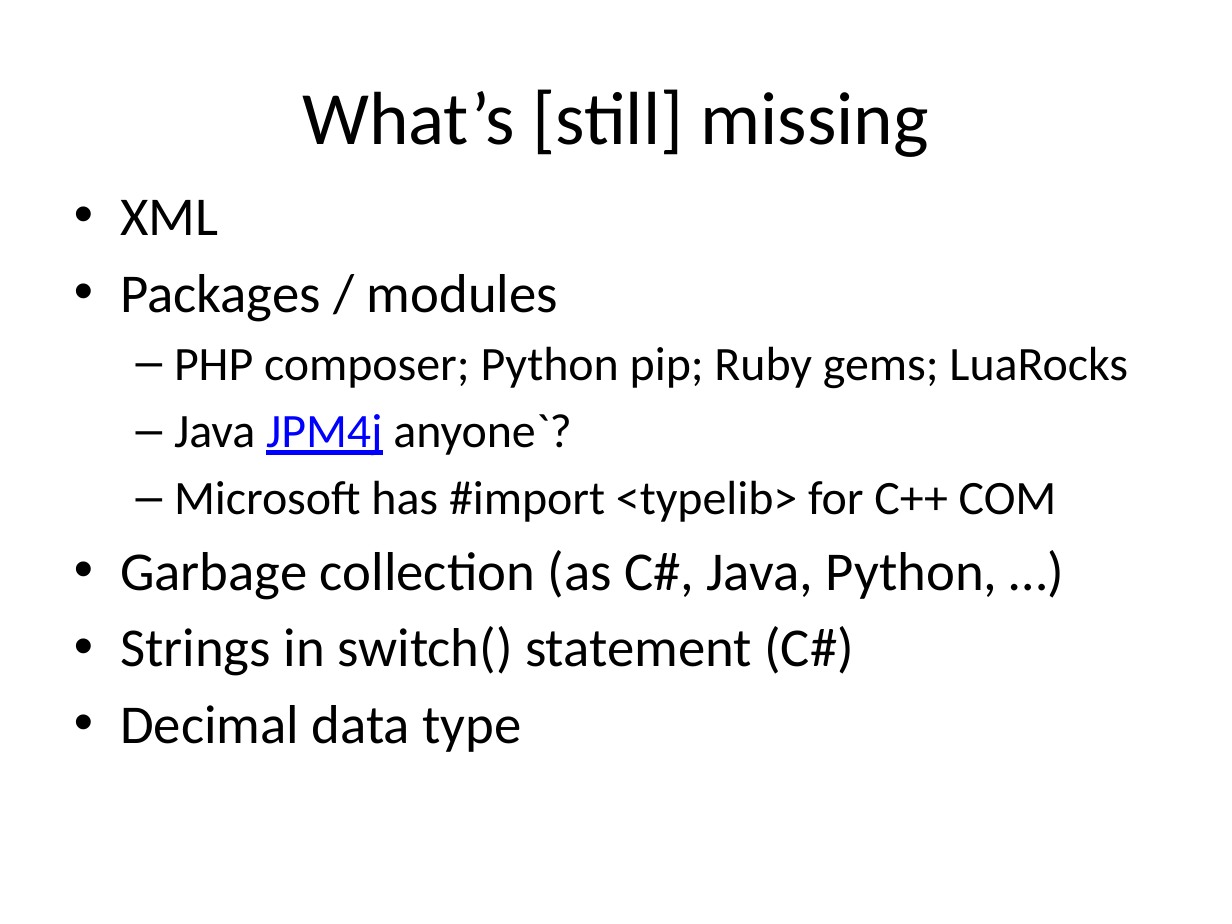
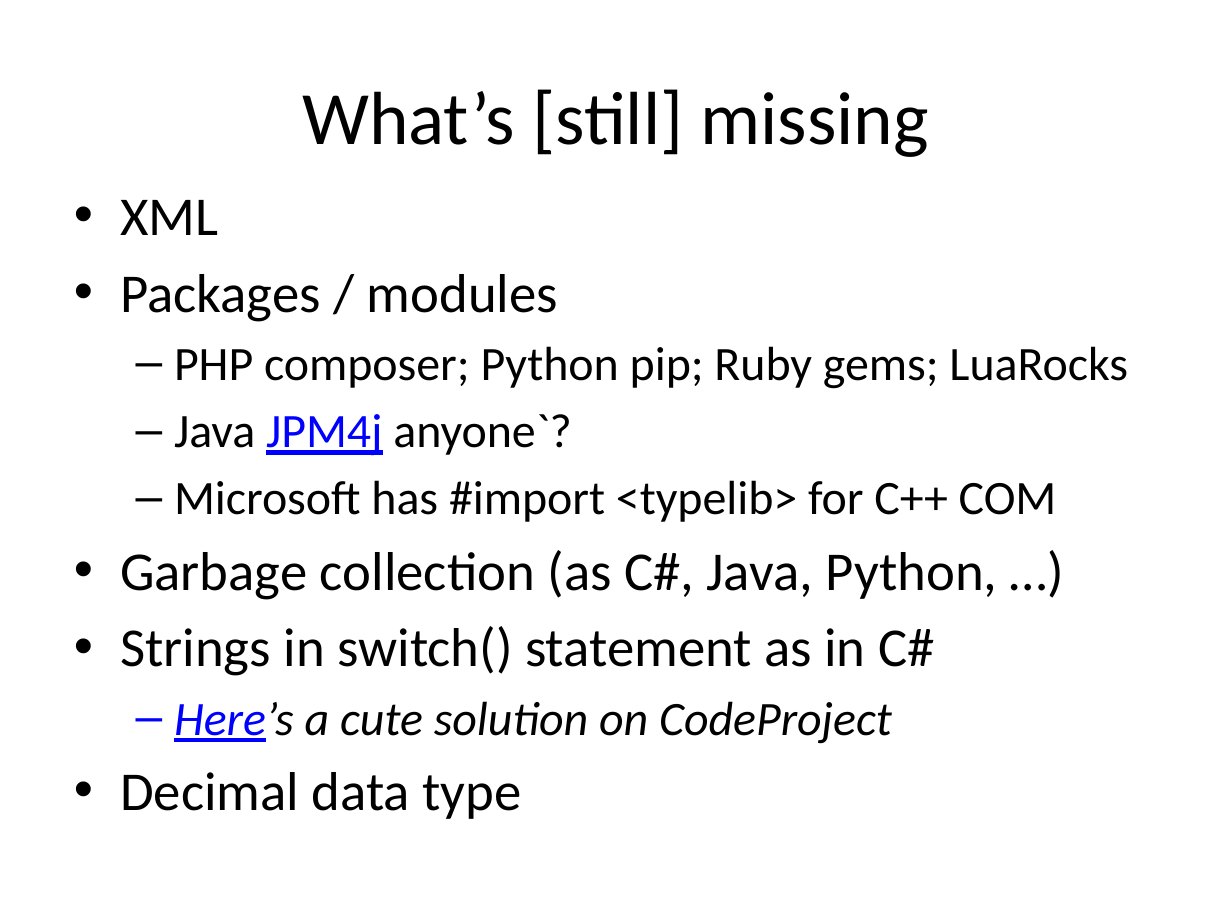
Before and after one commit to fellmad/FunWithCpp11, a slide deck: slide 16 of doc/Fun_with_C++11.pptx. Drawn at 1232x924 pixels with LibreOffice and Linux fonts; fonts in the diff are those of the drawing. Boxes give left, top, right and bottom in pixels: in the first picture for what was removed or moved away, otherwise in the second. Text is boxed around its words. In the diff, an @@ line names an element or a change of style, - is before the commit and + after.

Commit message:
pptx

```diff
--- a/doc/Fun_with_C++11.pptx
+++ b/doc/Fun_with_C++11.pptx
@@ text at [120, 626, 934, 744]: text changed @@
-• Strings in switch() statement (C#)
+• Strings in switch() statement as in C#
+  – Here’s a cute solution on CodeProject
```
